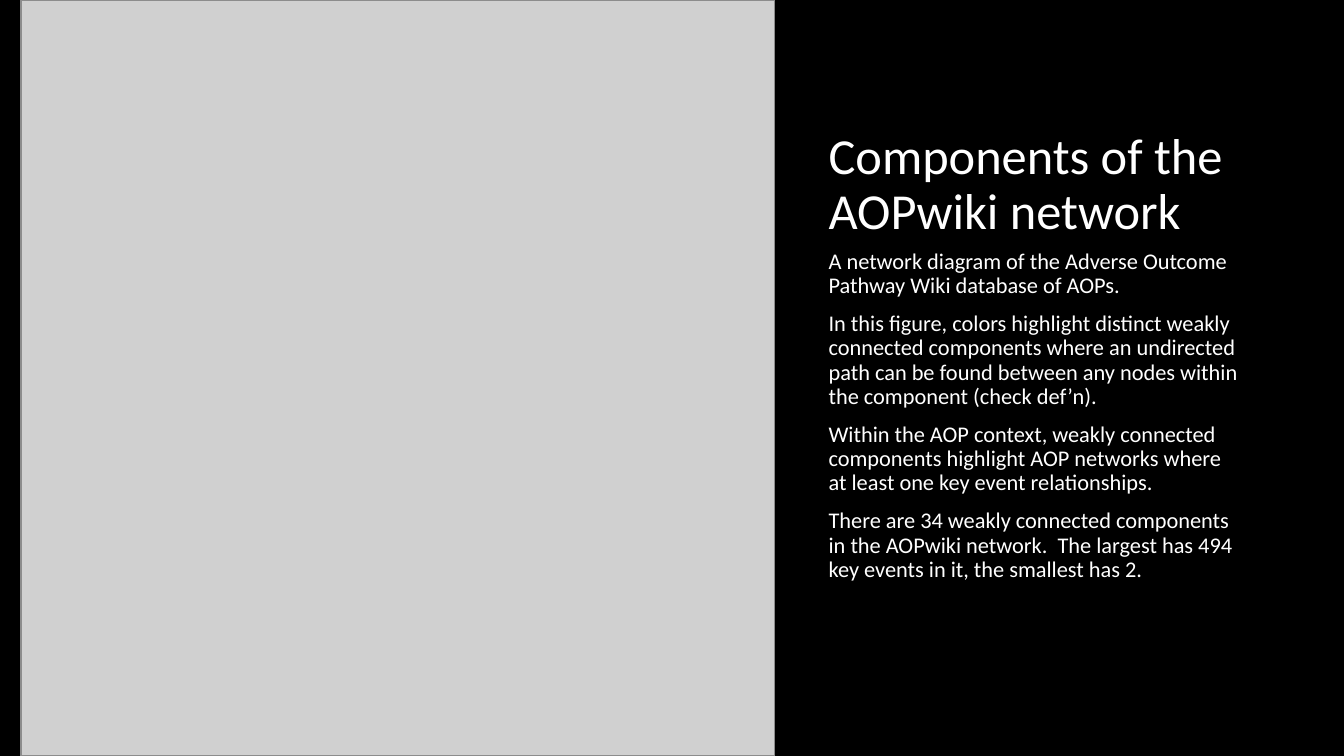
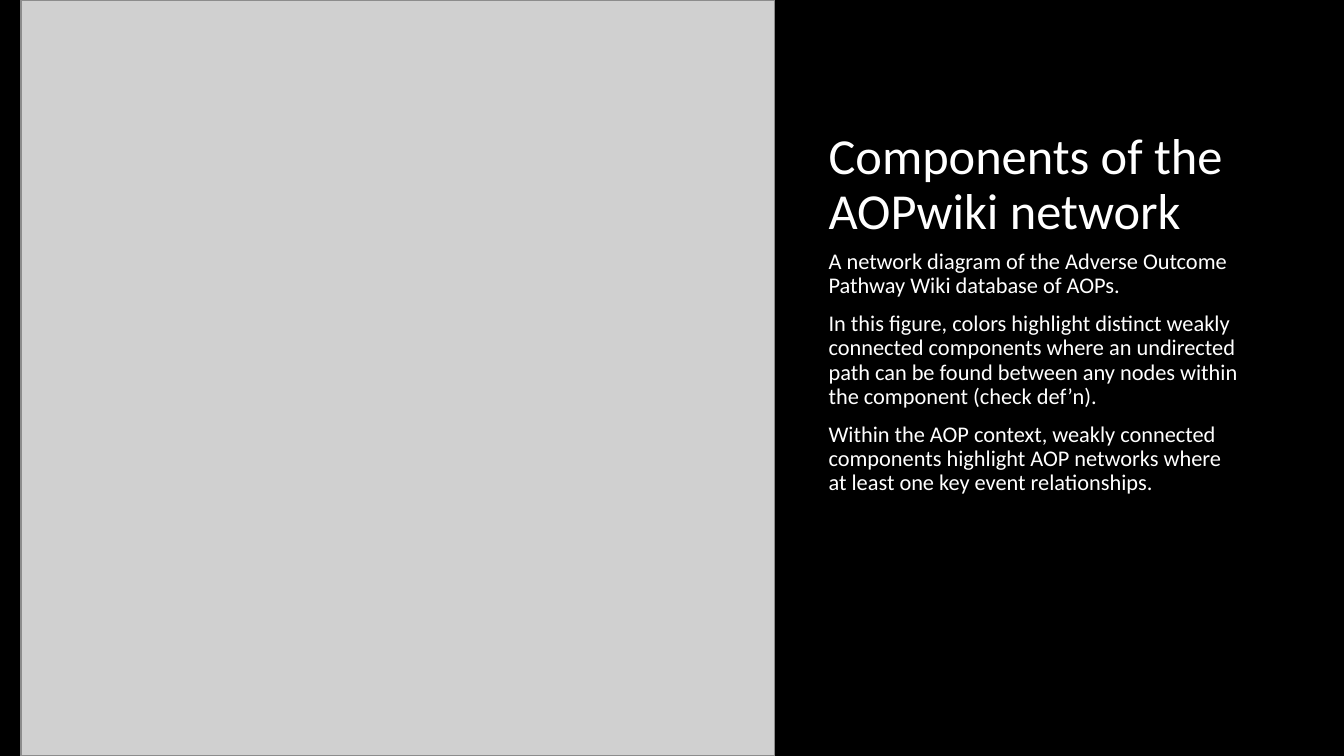
Before and after one commit to npollesch/AOPWiki, a slide deck: slide 4 of AOPwiki_analysis_ccs.pptx (slide 3 before the commit). Drawn at 1344x756 pixels with LibreOffice and Linux fonts; fonts in the diff are those of the drawing; grey boxes stand for pictures. Boxes give left, top, right and bottom in pixels: in the first picture for what was removed or moved away, otherwise in the second. Text is boxed around its words. In the diff, an @@ line names an element or a change of style, - is before the commit and + after.

```diff
--- a/AOPwiki_analysis_ccs.pptx
+++ b/AOPwiki_analysis_ccs.pptx
@@ text at [829,512,1232,581]: paragraph removed @@
-There are 34 weakly connected components in the AOPwiki network. The largest has 494 key events in it, the smallest has 2.
```
Also in this commit, not shown: 3 other slides changed, 4 slides added, 8 other files.
